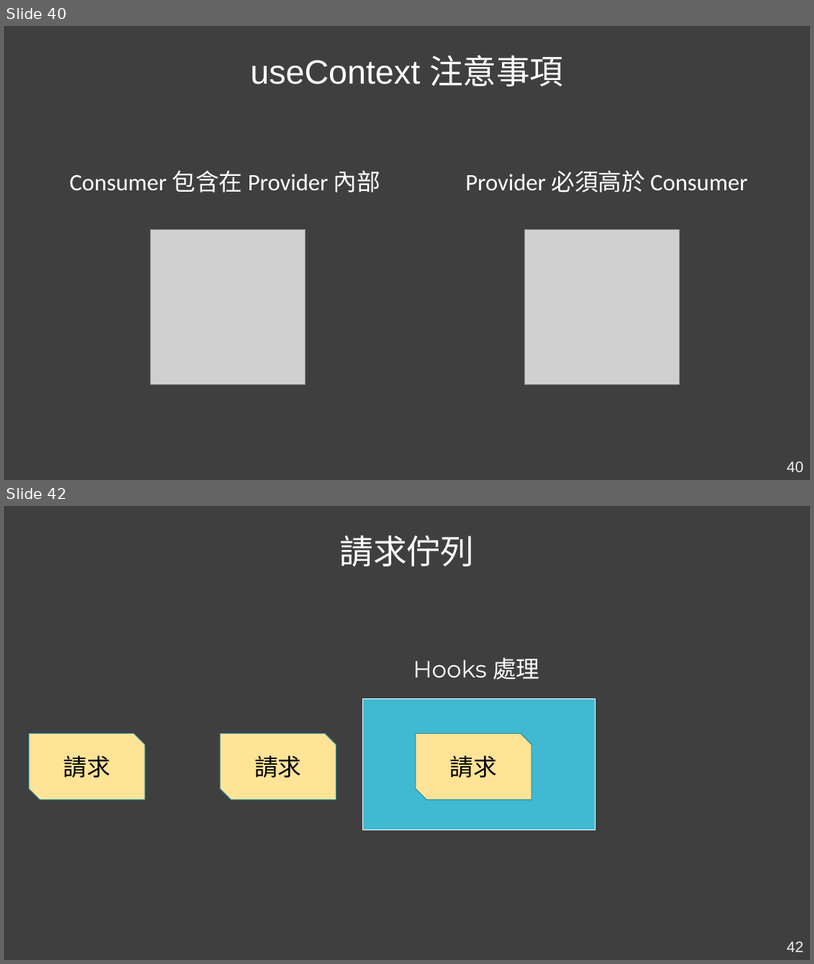
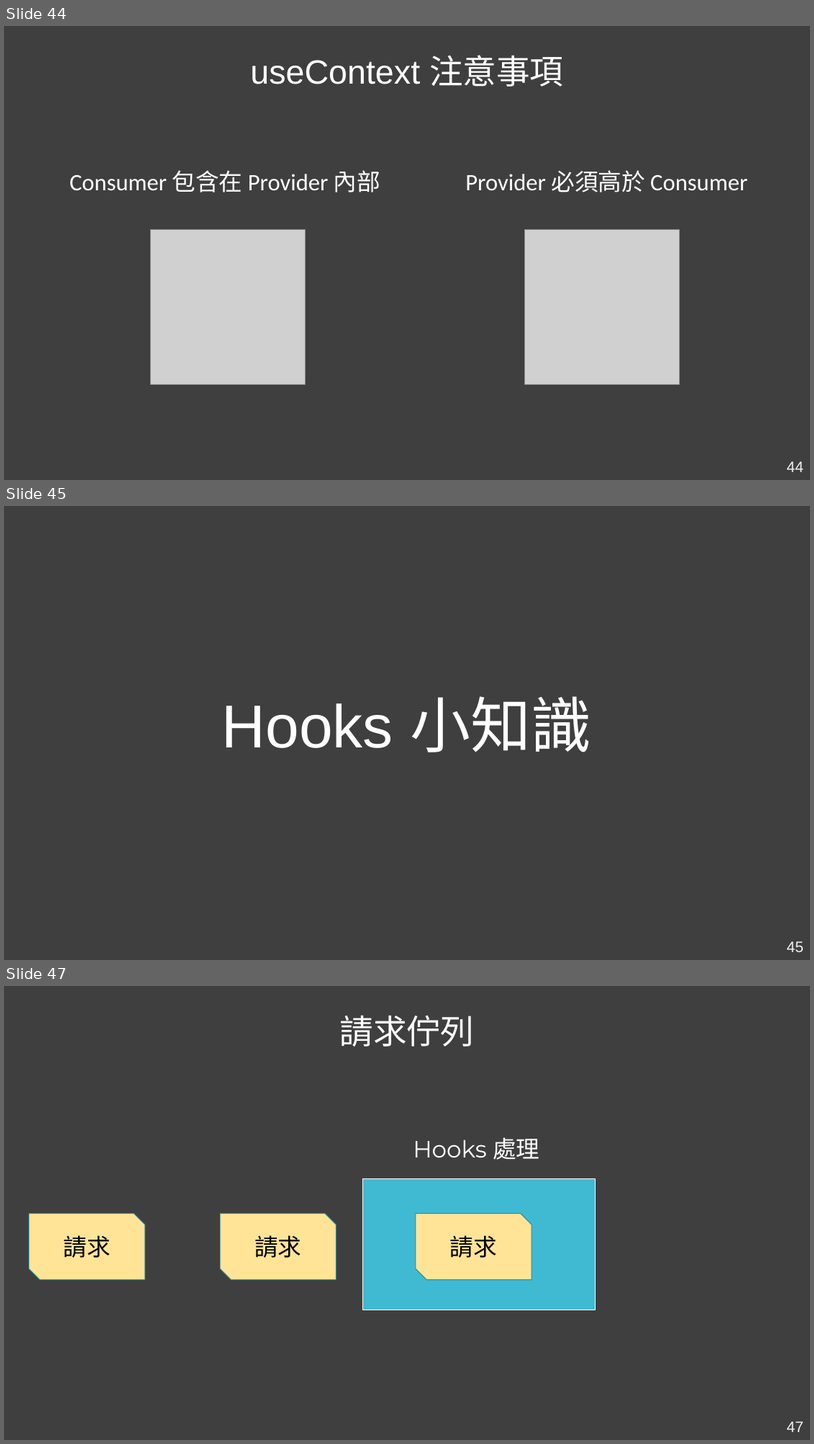
Before and after one commit to Kader-coder/React-Hooks, a slide deck: PPT/React Hooks &.pptx. Shown one above the other, each under a label of ours: slides 40 and 42 before the commit, slides 44, 45 and 47 after it; the slides between them are not shown. The pictures are 814x964 and 814x1444 pixels, drawn with LibreOffice and Linux fonts; fonts in the diff are those of the drawing; grey boxes stand for pictures. Boxes give left, top, right and bottom in pixels: in the first picture for what was removed or moved away, otherwise in the second. Text is boxed around its words. In the diff, an @@ line names an element or a change of style, - is before the commit and + after.

```diff
--- a/PPT/React Hooks &.pptx
+++ b/PPT/React Hooks &.pptx
@@ slide 45 added at box(4, 506, 810, 960), background #3F3F3F @@
@@ text added at box(222, 696, 592, 752), 72 pt, text #FFFFFF @@
+Hooks 小知識
@@ page number added at box(787, 941, 804, 952), 18 pt, text #F2F2F2 @@
+45
@@ what was slide 40 is now slide 44 @@
@@ page number at box(787, 461, 804, 472): text changed @@
-40
+44
@@ what was slide 42 is now slide 47 @@
@@ page number at box(787, 1421, 804, 1432): text changed @@
-42
+47
```
Also in this commit, not shown: 5 slides changed, 8 other slides added, 11 other files.
